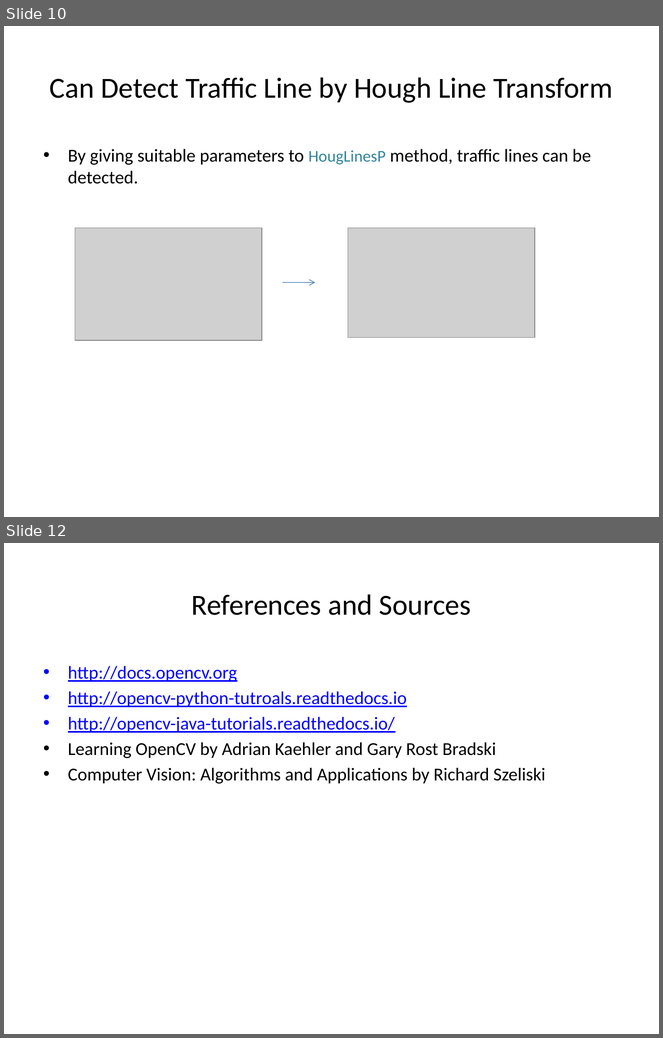
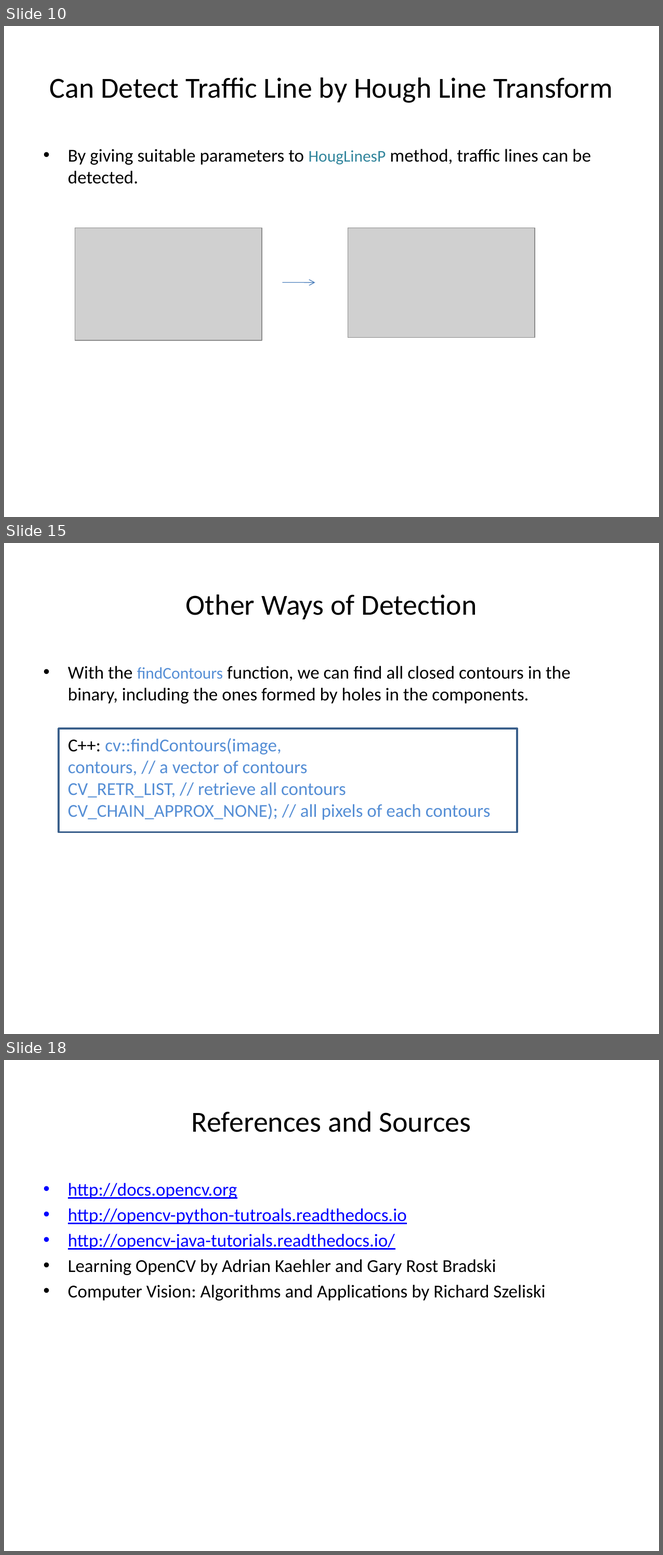
Before and after one commit to aungmyohtet/OpenCVJavaSample, a slide deck: KnowledgeOfImageProcessing.pptx. Shown one above the other, each under a label of ours: slides 10 and 12 before the commit, slides 10, 15 and 18 after it; the slides between them are not shown. The pictures are 663x1038 and 663x1555 pixels, drawn with LibreOffice and Linux fonts; fonts in the diff are those of the drawing; grey boxes stand for pictures. Boxes give left, top, right and bottom in pixels: in the first picture for what was removed or moved away, otherwise in the second. Text is boxed around its words. In the diff, an @@ line names an element or a change of style, - is before the commit and + after.

```diff
--- a/KnowledgeOfImageProcessing.pptx
+++ b/KnowledgeOfImageProcessing.pptx
@@ slide 15 added at box(4, 543, 659, 1034), background #FFFFFF @@
@@ title added at box(186, 594, 477, 619), 32 pt, text #000000 @@
+Other Ways of Detection
@@ text added at box(68, 666, 571, 820), 20 pt, text #558ED5 @@
+• With the findContours function, we can find all closed contours in the binary, including the ones formed by holes in the components.
+C++: cv::findContours(image,
+contours, // a vector of contours
+CV_RETR_LIST, // retrieve all contours
+CV_CHAIN_APPROX_NONE); // all pixels of each contours
@@ rectangle added at box(59, 729, 517, 832), outline #3A5F8C 2 pt @@
@@ what was slide 12 is now slide 18 @@
```
Also in this commit, not shown: 3 slides changed, 5 other slides added.
